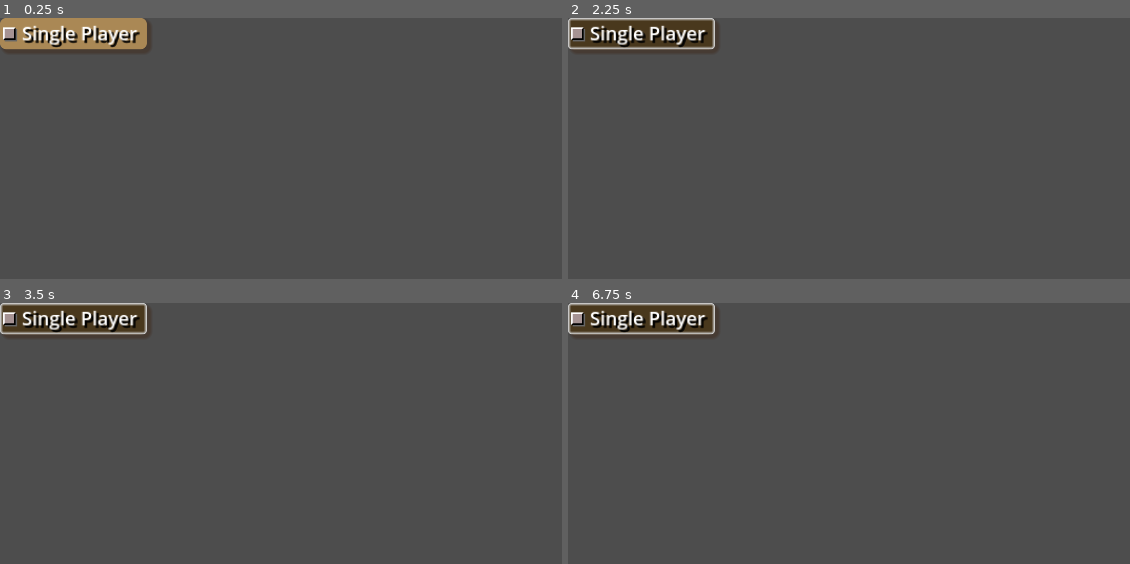
Above: before the commit, frames 1-4 (two rows, left to right).
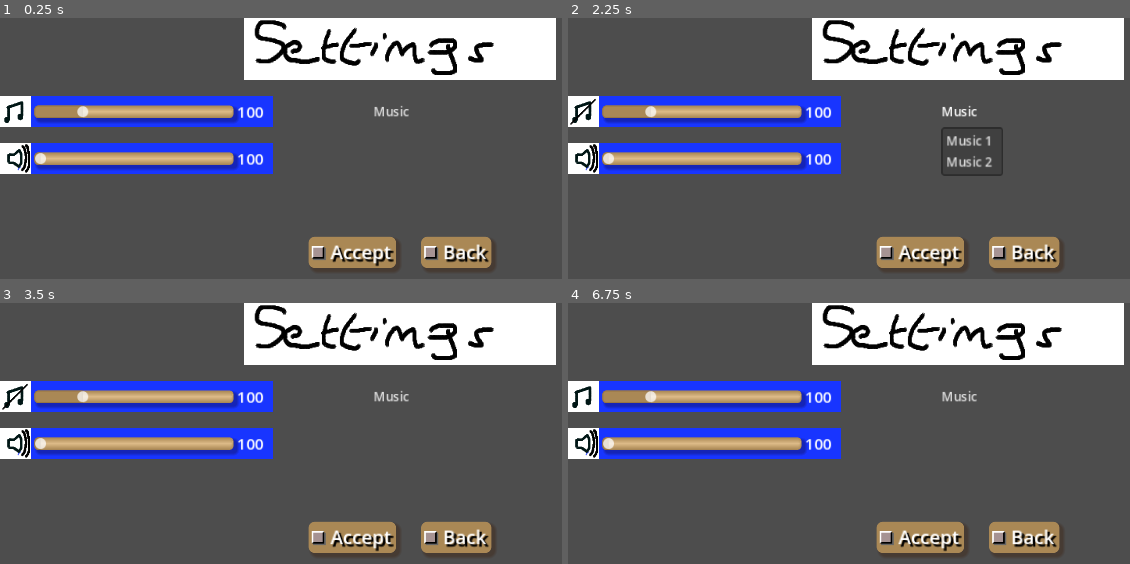
Above: after the commit, the same moments.

Repository: Infini-Creation/Ishid-O-Matic_Reborn
Game: Godot game, scene res://Scenes/SettingsMenu/Controls.tscn
Two runs of this game, one before a commit and one after it. Both use one fixed random seed, a clock stepped at 60 frames per second and the inputs below. This scene is started directly instead of the project's main scene.
Inputs (mouse positions are in pixels of both pictures, inside the frame that each line leads up to):
- Up to frame 1 (0.25 s): no input
- Up to frame 2 (2.25 s): click (641, 33) at 0.52 s; click (584, 111) at 1.27 s; click (961, 111) at 2 s, where only the run after the commit has a clickable "Music"
- Up to frame 3 (3.5 s): click (5, 490) at 2.77 s
- Up to frame 4 (6.75 s): click (573, 490) at 3.52 s; click (579, 490) at 4.27 s; click (686, 490) at 5.02 s; click (641, 318) at 5.77 s; click (584, 396) at 6.52 s

The runs differ from the first frame. In frame 1, 32% of the frame differs, in the area x 0-99%, y 0-97%; in frame 2, 32%; in frame 3, 32%; in frame 4, 32%.

Commit message:
Settings menu components added

Diff:
--- /dev/null
+++ b/project/Scenes/SettingsMenu/Accept.tscn
@@ -0,0 +1,47 @@
+[gd_scene load_steps=4 format=3 uid="uid://0l28e82ve3vg"]
+
+[ext_resource type="Script" path="res://Scripts/Menus/OnePlayerItem.gd" id="1_l4bkf"]
+[ext_resource type="Texture2D" uid="uid://cfq636w474fye" path="res://Arts/Gfx/Icons/mini-tile.png" id="2_gbcsb"]
+
+[sub_resource type="SystemFont" id="SystemFont_v2spc"]
+subpixel_positioning = 0
+
+[node name="AcceptItem" type="Control"]
+custom_minimum_size = Vector2(112, 40)
+layout_mode = 3
+anchors_preset = 0
+offset_right = 112.0
+offset_bottom = 40.0
+script = ExtResource("1_l4bkf")
+
+[node name="Button" type="Button" parent="."]
+custom_minimum_size = Vector2(112, 40)
+layout_mode = 1
+anchors_preset = 15
+anchor_right = 1.0
+anchor_bottom = 1.0
+grow_horizontal = 2
+grow_vertical = 2
+
+[node name="HBoxContainer" type="HBoxContainer" parent="Button"]
+layout_mode = 1
+offset_right = 112.0
+offset_bottom = 40.0
+
+[node name="TextureRect" type="TextureRect" parent="Button/HBoxContainer"]
+layout_mode = 2
+texture = ExtResource("2_gbcsb")
+stretch_mode = 3
+
+[node name="Label" type="Label" parent="Button/HBoxContainer"]
+layout_mode = 2
+theme_override_colors/font_shadow_color = Color(0, 0, 0, 1)
+theme_override_constants/shadow_offset_x = 3
+theme_override_constants/shadow_offset_y = 3
+theme_override_fonts/font = SubResource("SystemFont_v2spc")
+theme_override_font_sizes/font_size = 24
+text = "Accept"
+horizontal_alignment = 1
+vertical_alignment = 1
+
+[connection signal="pressed" from="Button" to="." method="_on_button_pressed"]
--- /dev/null
+++ b/project/Scenes/SettingsMenu/Back.tscn
@@ -0,0 +1,43 @@
+[gd_scene load_steps=4 format=3 uid="uid://b40tjnd3f60qf"]
+
+[ext_resource type="Script" path="res://Scripts/Menus/OnePlayerItem.gd" id="1_0uwvo"]
+[ext_resource type="Texture2D" uid="uid://cfq636w474fye" path="res://Arts/Gfx/Icons/mini-tile.png" id="2_4exev"]
+
+[sub_resource type="SystemFont" id="SystemFont_v2spc"]
+subpixel_positioning = 0
+
+[node name="BackItem" type="Control"]
+custom_minimum_size = Vector2(90, 40)
+layout_mode = 3
+anchors_preset = 0
+offset_right = 90.0
+offset_bottom = 40.0
+script = ExtResource("1_0uwvo")
+
+[node name="Button" type="Button" parent="."]
+layout_mode = 2
+offset_right = 90.0
+offset_bottom = 40.0
+
+[node name="HBoxContainer" type="HBoxContainer" parent="Button"]
+layout_mode = 0
+offset_right = 188.0
+offset_bottom = 40.0
+
+[node name="TextureRect" type="TextureRect" parent="Button/HBoxContainer"]
+layout_mode = 2
+texture = ExtResource("2_4exev")
+stretch_mode = 3
+
+[node name="Label" type="Label" parent="Button/HBoxContainer"]
+layout_mode = 2
+theme_override_colors/font_shadow_color = Color(0, 0, 0, 1)
+theme_override_constants/shadow_offset_x = 3
+theme_override_constants/shadow_offset_y = 3
+theme_override_fonts/font = SubResource("SystemFont_v2spc")
+theme_override_font_sizes/font_size = 24
+text = "Back"
+horizontal_alignment = 1
+vertical_alignment = 1
+
+[connection signal="pressed" from="Button" to="." method="_on_button_pressed"]
--- a/project/Scenes/SettingsMenu/Controls.tscn
+++ b/project/Scenes/SettingsMenu/Controls.tscn
@@ -1,8 +1,16 @@
-[gd_scene load_steps=4 format=3 uid="uid://cj2ardh87k01v"]
+[gd_scene load_steps=12 format=3 uid="uid://ctdrgy6uwl05v"]
 
 [ext_resource type="Theme" uid="uid://0js83h3tu5ft" path="res://ishido-base.tres" id="1_plfsj"]
 [ext_resource type="Script" path="res://Scripts/Menus/MainMenuButtons.gd" id="2_f2ex5"]
-[ext_resource type="PackedScene" uid="uid://ifrs2wp5p88" path="res://Scenes/Main Menu/OnePlayerItem.tscn" id="3_mqlwa"]
+[ext_resource type="PackedScene" uid="uid://b1y0ceoptlyy8" path="res://Scenes/SettingsMenu/settings_music_volume.tscn" id="3_o0fjc"]
+[ext_resource type="Texture2D" uid="uid://baynxgvxhhm4j" path="res://Arts/Gfx/Menu/settings-menu-tittle.png" id="3_tdvwc"]
+[ext_resource type="Script" path="res://Scripts/Menus/Settings-MenuButton.gd" id="4_ajwwx"]
+[ext_resource type="PackedScene" uid="uid://c8srptvs1yge6" path="res://Scenes/SettingsMenu/settings_sound_volume.tscn" id="4_m7c0a"]
+[ext_resource type="Texture2D" uid="uid://bhsmn0ahnp4ld" path="res://Arts/Gfx/Icons/settings-hints-icon.png" id="6_eubcd"]
+[ext_resource type="PackedScene" uid="uid://0l28e82ve3vg" path="res://Scenes/SettingsMenu/Accept.tscn" id="6_kdmng"]
+[ext_resource type="PackedScene" uid="uid://b40tjnd3f60qf" path="res://Scenes/SettingsMenu/Back.tscn" id="7_p5yps"]
+[ext_resource type="Script" path="res://Scripts/Menus/Settings-Accept.gd" id="7_v03cd"]
+[ext_resource type="Script" path="res://Scripts/Menus/Settings-Back.gd" id="9_o5jsf"]
 
 [node name="Control" type="Control"]
 layout_direction = 1
@@ -24,12 +32,99 @@
 grow_horizontal = 2
 grow_vertical = 2
 theme_override_constants/separation = 20
+metadata/_edit_use_anchors_ = true
 
-[node name="ButtonsRow1" type="HBoxContainer" parent="ButtonsGroup"]
+[node name="Settings Label" type="TextureRect" parent="ButtonsGroup"]
 layout_mode = 2
+size_flags_horizontal = 4
+size_flags_vertical = 0
+texture = ExtResource("3_tdvwc")
+
+[node name="Music Row" type="HBoxContainer" parent="ButtonsGroup"]
+layout_mode = 2
+size_flags_horizontal = 0
+size_flags_vertical = 4
 theme_override_constants/separation = 128
 
-[node name="OnePlayerItem" parent="ButtonsGroup/ButtonsRow1" instance=ExtResource("3_mqlwa")]
+[node name="MusicVolume" parent="ButtonsGroup/Music Row" instance=ExtResource("3_o0fjc")]
 layout_mode = 2
 
-[connection signal="oneplayer_game_requested" from="ButtonsGroup/ButtonsRow1/OnePlayerItem" to="." method="_on_one_player_item_oneplayer_game_requested"]
+[node name="MenuButton" type="MenuButton" parent="ButtonsGroup/Music Row"]
+layout_mode = 2
+text = "Music"
+item_count = 2
+popup/item_0/text = "Music 1"
+popup/item_0/id = 0
+popup/item_1/text = "Music 2"
+popup/item_1/id = 1
+script = ExtResource("4_ajwwx")
+
+[node name="Sound Row" type="HBoxContainer" parent="ButtonsGroup"]
+layout_mode = 2
+size_flags_horizontal = 0
+size_flags_vertical = 4
+theme_override_constants/separation = 128
+
+[node name="SoundVolume" parent="ButtonsGroup/Sound Row" instance=ExtResource("4_m7c0a")]
+layout_mode = 2
+
+[node name="Hints-Language Row" type="HBoxContainer" parent="ButtonsGroup"]
+layout_mode = 2
+size_flags_horizontal = 0
+
+[node name="Hints Icon" type="TextureRect" parent="ButtonsGroup/Hints-Language Row"]
+visible = false
+layout_mode = 2
+texture = ExtResource("6_eubcd")
+expand_mode = 3
+
+[node name="Hints Type" type="MenuButton" parent="ButtonsGroup/Hints-Language Row"]
+visible = false
+layout_mode = 2
+text = "Hint"
+item_count = 4
+popup/item_0/text = "None"
+popup/item_0/id = 0
+popup/item_1/text = "Random"
+popup/item_1/id = 1
+popup/item_2/text = "First available"
+popup/item_2/id = 2
+popup/item_3/text = "All available"
+popup/item_3/id = 3
+
+[node name="Hint-None" type="TextureButton" parent="ButtonsGroup/Hints-Language Row"]
+layout_mode = 2
+
+[node name="Hint-First" type="TextureButton" parent="ButtonsGroup/Hints-Language Row"]
+layout_mode = 2
+
+[node name="Hint-All" type="TextureButton" parent="ButtonsGroup/Hints-Language Row"]
+layout_mode = 2
+
+[node name="Hint-Random" type="TextureButton" parent="ButtonsGroup/Hints-Language Row"]
+layout_mode = 2
+
+[node name="Separator CR" type="ColorRect" parent="ButtonsGroup/Hints-Language Row"]
+custom_minimum_size = Vector2(128, 40)
+layout_mode = 2
+color = Color(1, 1, 1, 0)
+
+[node name="LanguageDefault" type="TextureButton" parent="ButtonsGroup/Hints-Language Row"]
+layout_mode = 2
+stretch_mode = 5
+
+[node name="Bottom Buttons Row" type="HBoxContainer" parent="ButtonsGroup"]
+layout_mode = 2
+size_flags_horizontal = 4
+theme_override_constants/separation = 32
+
+[node name="AcceptItem" parent="ButtonsGroup/Bottom Buttons Row" instance=ExtResource("6_kdmng")]
+layout_mode = 2
+script = ExtResource("7_v03cd")
+
+[node name="BackItem" parent="ButtonsGroup/Bottom Buttons Row" instance=ExtResource("7_p5yps")]
+layout_mode = 2
+script = ExtResource("9_o5jsf")
+
+[connection signal="settings_save_requested" from="ButtonsGroup/Bottom Buttons Row/AcceptItem" to="." method="_on_accept_item_settings_save_requested"]
+[connection signal="settings_revert_requested" from="ButtonsGroup/Bottom Buttons Row/BackItem" to="." method="_on_back_item_settings_revert_requested"]
--- /dev/null
+++ b/project/Scenes/SettingsMenu/settings_music_volume.tscn
@@ -0,0 +1,88 @@
+[gd_scene load_steps=8 format=3 uid="uid://b1y0ceoptlyy8"]
+
+[ext_resource type="Script" path="res://Scripts/Menus/settings_music_volume.gd" id="1_1k4l1"]
+[ext_resource type="Theme" uid="uid://0js83h3tu5ft" path="res://ishido-base.tres" id="1_qhv2s"]
+[ext_resource type="Texture2D" uid="uid://dmma2bje76kym" path="res://Arts/Gfx/Icons/settings-music-icon.png" id="3_77t1i"]
+[ext_resource type="Script" path="res://Scripts/Menus/Settings_volume.gd" id="4_2ufaq"]
+[ext_resource type="Texture2D" uid="uid://b5r7qirm0jrya" path="res://Arts/Gfx/Icons/ishido-settings-music-disabled-icon.png" id="4_a670l"]
+
+[sub_resource type="SystemFont" id="SystemFont_lxape"]
+subpixel_positioning = 0
+
+[sub_resource type="SystemFont" id="SystemFont_tuk2c"]
+subpixel_positioning = 0
+
+[node name="MusicVolume" type="Control"]
+custom_minimum_size = Vector2(350, 40)
+layout_mode = 3
+anchors_preset = 0
+offset_right = 350.0
+offset_bottom = 40.0
+size_flags_horizontal = 3
+size_flags_vertical = 3
+script = ExtResource("1_1k4l1")
+
+[node name="ColorRect" type="ColorRect" parent="."]
+layout_mode = 1
+anchors_preset = 15
+anchor_right = 1.0
+anchor_bottom = 1.0
+grow_horizontal = 2
+grow_vertical = 2
+auto_translate = false
+localize_numeral_system = false
+theme = ExtResource("1_qhv2s")
+color = Color(0.0941176, 0.207843, 1, 1)
+
+[node name="HBoxContainer" type="HBoxContainer" parent="."]
+layout_mode = 1
+anchors_preset = 15
+anchor_right = 1.0
+anchor_bottom = 1.0
+grow_horizontal = 2
+grow_vertical = 2
+
+[node name="TextureButton" type="TextureButton" parent="HBoxContainer"]
+custom_minimum_size = Vector2(40, 40)
+layout_mode = 2
+size_flags_horizontal = 4
+size_flags_vertical = 4
+toggle_mode = true
+action_mode = 0
+texture_normal = ExtResource("3_77t1i")
+texture_pressed = ExtResource("4_a670l")
+ignore_texture_size = true
+stretch_mode = 5
+
+[node name="Music Icon" type="TextureRect" parent="HBoxContainer"]
+visible = false
+layout_mode = 2
+texture = ExtResource("3_77t1i")
+expand_mode = 3
+
+[node name="tmpIcon Music" type="Label" parent="HBoxContainer"]
+visible = false
+layout_mode = 2
+theme_override_fonts/font = SubResource("SystemFont_lxape")
+theme_override_font_sizes/font_size = 20
+text = " Mus"
+horizontal_alignment = 1
+
+[node name="HSlider" type="HSlider" parent="HBoxContainer"]
+custom_minimum_size = Vector2(255, 0)
+layout_mode = 2
+size_flags_horizontal = 4
+size_flags_vertical = 4
+theme = ExtResource("1_qhv2s")
+value = 23.0
+
+[node name="Volume Value" type="Label" parent="HBoxContainer"]
+layout_mode = 2
+theme_override_fonts/font = SubResource("SystemFont_tuk2c")
+theme_override_font_sizes/font_size = 20
+text = "100"
+horizontal_alignment = 1
+script = ExtResource("4_2ufaq")
+
+[connection signal="toggled" from="HBoxContainer/TextureButton" to="." method="_on_texture_button_toggled"]
+[connection signal="value_changed" from="HBoxContainer/HSlider" to="HBoxContainer/Volume Value" method="_on_h_slider_value_changed"]
--- /dev/null
+++ b/project/Scenes/SettingsMenu/settings_sound_volume.tscn
@@ -0,0 +1,70 @@
+[gd_scene load_steps=7 format=3 uid="uid://c8srptvs1yge6"]
+
+[ext_resource type="Texture2D" uid="uid://c7lkxtg5gnbvw" path="res://Arts/Gfx/Icons/settings-sounds-icon.png" id="1_scebq"]
+[ext_resource type="Script" path="res://Scripts/Menus/settings_sound_volume.gd" id="1_tp5td"]
+[ext_resource type="Theme" uid="uid://0js83h3tu5ft" path="res://ishido-base.tres" id="2_ril1x"]
+[ext_resource type="Texture2D" uid="uid://8lufgt6u5dy0" path="res://Arts/Gfx/Icons/ishido-settings-sounds-disabled-icon.png" id="4_3peag"]
+[ext_resource type="Script" path="res://Scripts/Menus/Settings_volume.gd" id="4_ykm2y"]
+
+[sub_resource type="SystemFont" id="SystemFont_tuk2c"]
+subpixel_positioning = 0
+
+[node name="SoundVolume" type="Control"]
+custom_minimum_size = Vector2(350, 40)
+layout_mode = 3
+anchors_preset = 0
+offset_right = 350.0
+offset_bottom = 40.0
+size_flags_horizontal = 3
+size_flags_vertical = 3
+script = ExtResource("1_tp5td")
+
+[node name="ColorRect" type="ColorRect" parent="."]
+layout_mode = 1
+anchors_preset = 15
+anchor_right = 1.0
+anchor_bottom = 1.0
+grow_horizontal = 2
+grow_vertical = 2
+auto_translate = false
+localize_numeral_system = false
+theme = ExtResource("2_ril1x")
+color = Color(0.0941176, 0.207843, 1, 1)
+
+[node name="HBoxContainer" type="HBoxContainer" parent="."]
+layout_mode = 1
+anchors_preset = 15
+anchor_right = 1.0
+anchor_bottom = 1.0
+grow_horizontal = 2
+grow_vertical = 2
+
+[node name="TextureButton" type="TextureButton" parent="HBoxContainer"]
+custom_minimum_size = Vector2(40, 40)
+layout_mode = 2
+size_flags_horizontal = 4
+size_flags_vertical = 4
+toggle_mode = true
+action_mode = 0
+texture_normal = ExtResource("1_scebq")
+texture_pressed = ExtResource("4_3peag")
+ignore_texture_size = true
+stretch_mode = 5
+
+[node name="HSlider" type="HSlider" parent="HBoxContainer"]
+custom_minimum_size = Vector2(255, 0)
+layout_mode = 2
+size_flags_horizontal = 4
+size_flags_vertical = 4
+theme = ExtResource("2_ril1x")
+
+[node name="Volume Value" type="Label" parent="HBoxContainer"]
+layout_mode = 2
+theme_override_fonts/font = SubResource("SystemFont_tuk2c")
+theme_override_font_sizes/font_size = 20
+text = "100"
+horizontal_alignment = 1
+script = ExtResource("4_ykm2y")
+
+[connection signal="toggled" from="HBoxContainer/TextureButton" to="." method="_on_texture_button_toggled"]
+[connection signal="value_changed" from="HBoxContainer/HSlider" to="HBoxContainer/Volume Value" method="_on_h_slider_value_changed"]
